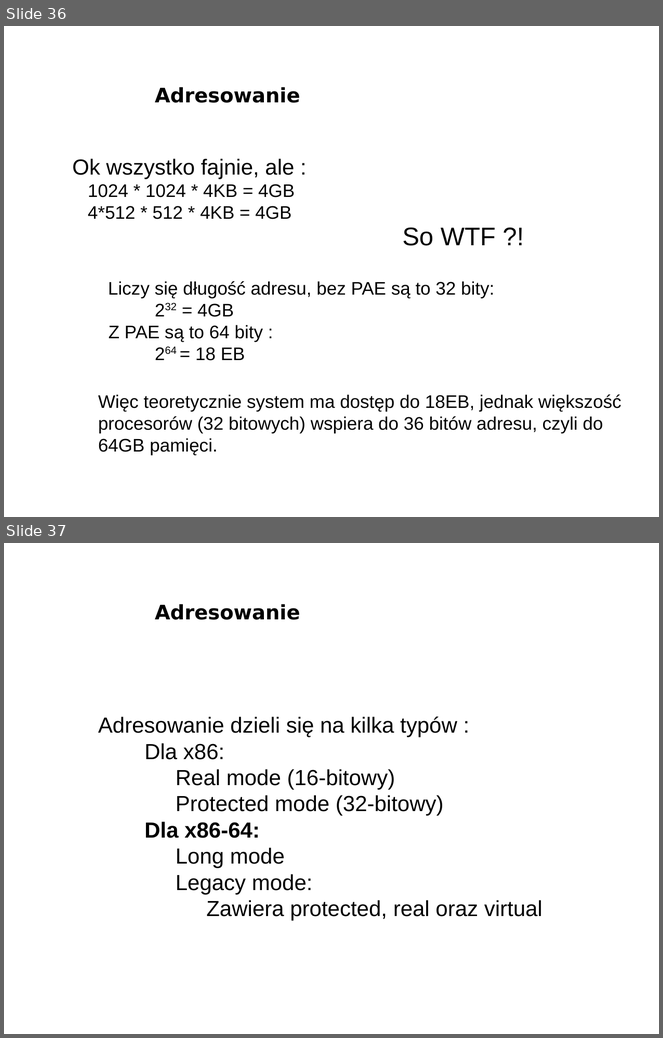
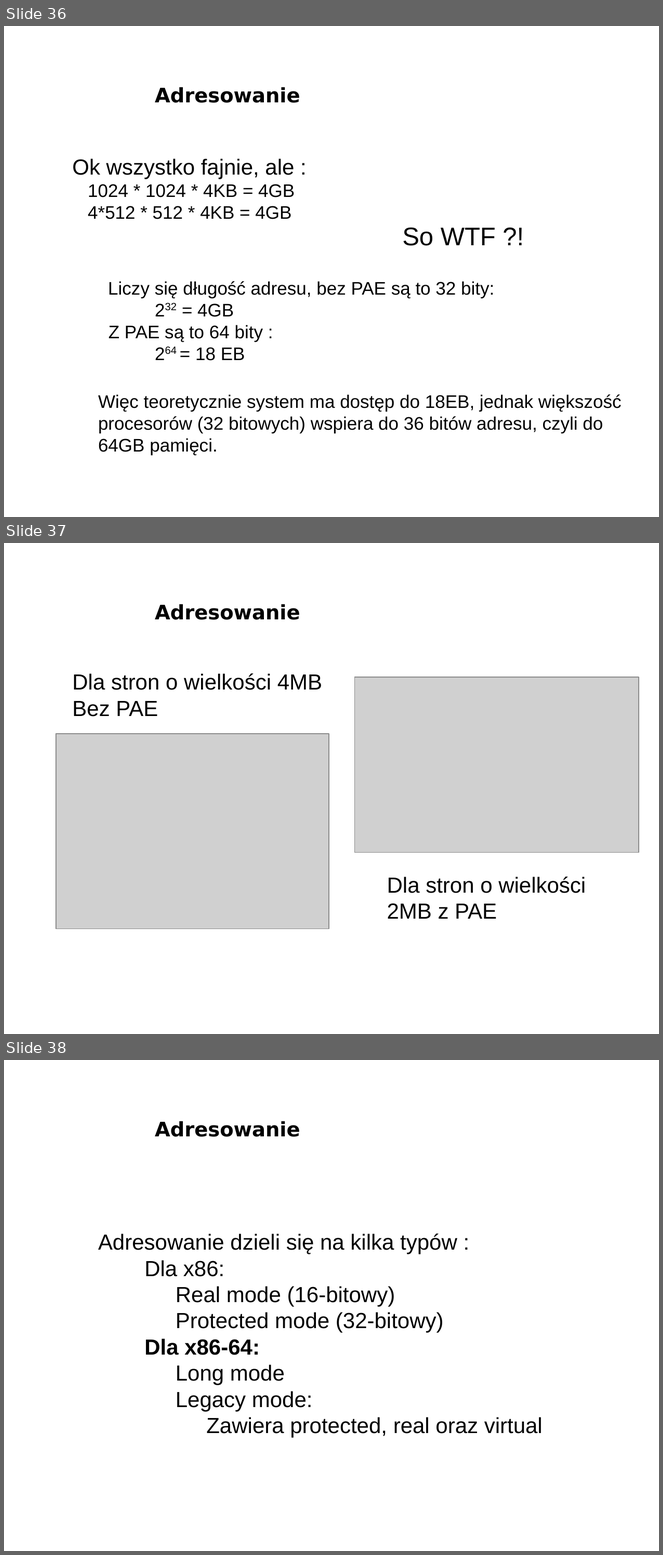
Before and after one commit to bercik/pn_prezentacja, a slide deck: śmieszki_i_inne_zwierzęta/prezentacja.odp. Shown one above the other, each under a label of ours: slides 36 and 37 before the commit, slides 36, 37 and 38 after it. The pictures are 663x1038 and 663x1555 pixels, drawn with LibreOffice and Linux fonts; fonts in the diff are those of the drawing; grey boxes stand for pictures; background and template pictures are left out. Boxes give left, top, right and bottom in pixels: in the first picture for what was removed or moved away, otherwise in the second. Text is boxed around its words. In the diff, an @@ line names an element or a change of style, - is before the commit and + after.

```diff
--- a/śmieszki_i_inne_zwierzęta/prezentacja.odp
+++ b/śmieszki_i_inne_zwierzęta/prezentacja.odp
@@ slide 37 added at [4,543,659,1034], background picture (left out) @@
@@ title added at [155,604,300,620], 22 pt, text #000000, bold @@
+Adresowanie
@@ text added at [72,674,322,717], 24 pt, text #000000 @@
+Dla stron o wielkości 4MB
+Bez PAE
@@ picture added at [354,677,639,853] @@
@@ picture added at [56,734,329,929] @@
@@ text added at [387,877,586,919], 24 pt, text #000000 @@
+Dla stron o wielkości 2MB z PAE
@@ what was slide 37 is now slide 38 @@
```
Also in this commit, not shown: 2 slides changed, 1 other slide added, 1 slide removed, 1 other file.
